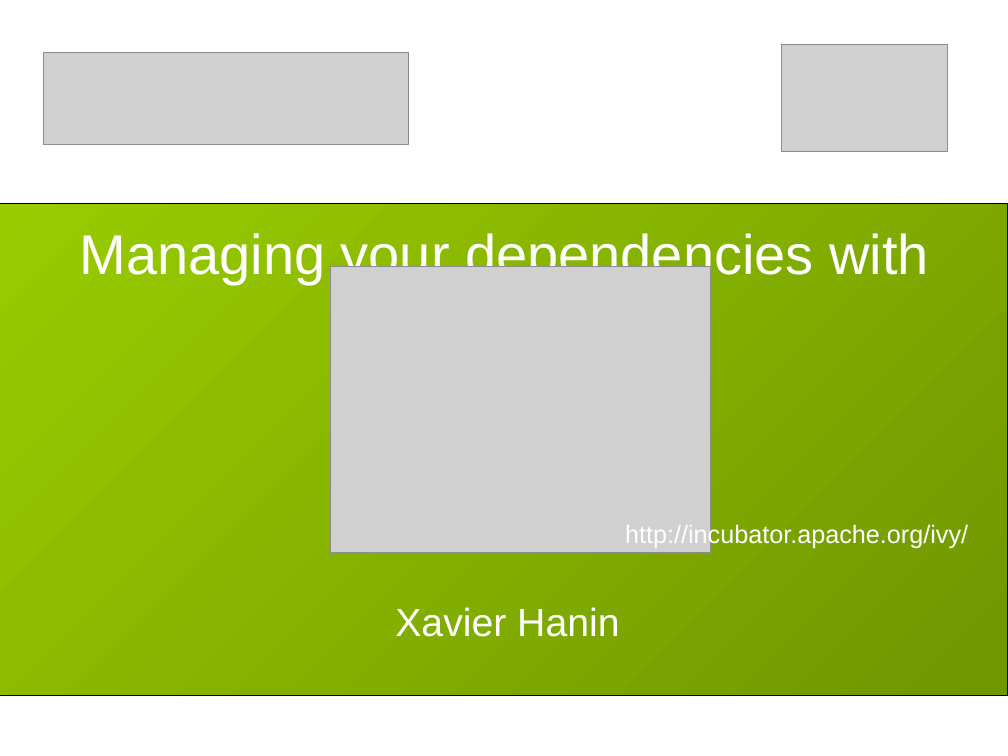
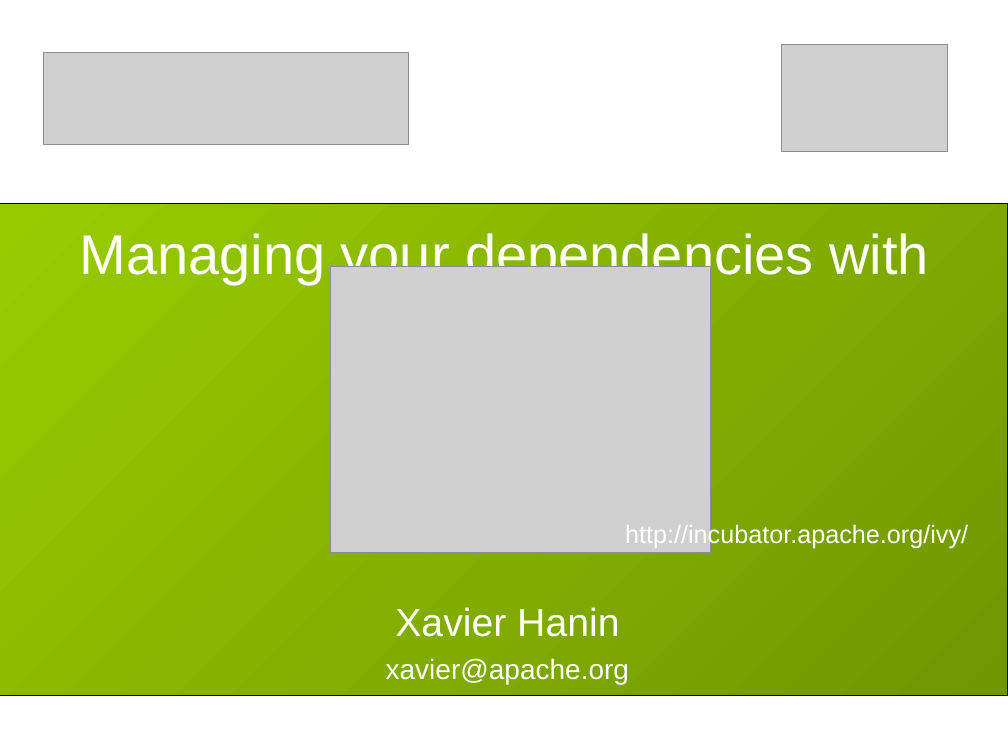
Before and after one commit to apache/ant-ivy, a slide deck: slide 1 of doc/presentations/apache-con-2007/slides.ppt. Drawn at 1008x756 pixels with LibreOffice and Linux fonts; fonts in the diff are those of the drawing; grey boxes stand for pictures. Boxes give left, top, right and bottom in pixels: in the first picture for what was removed or moved away, otherwise in the second. Text is boxed around its words. In the diff, an @@ line names an element or a change of style, - is before the commit and + after.

```diff
--- a/doc/presentations/apache-con-2007/slides.ppt
+++ b/doc/presentations/apache-con-2007/slides.ppt
@@ subtitle at box(386, 658, 629, 684): paragraph added @@
+xavier@apache.org
```
Also in this commit, not shown: 3 other slides changed, 3 slides added, 1 slide removed, 2 other files.
